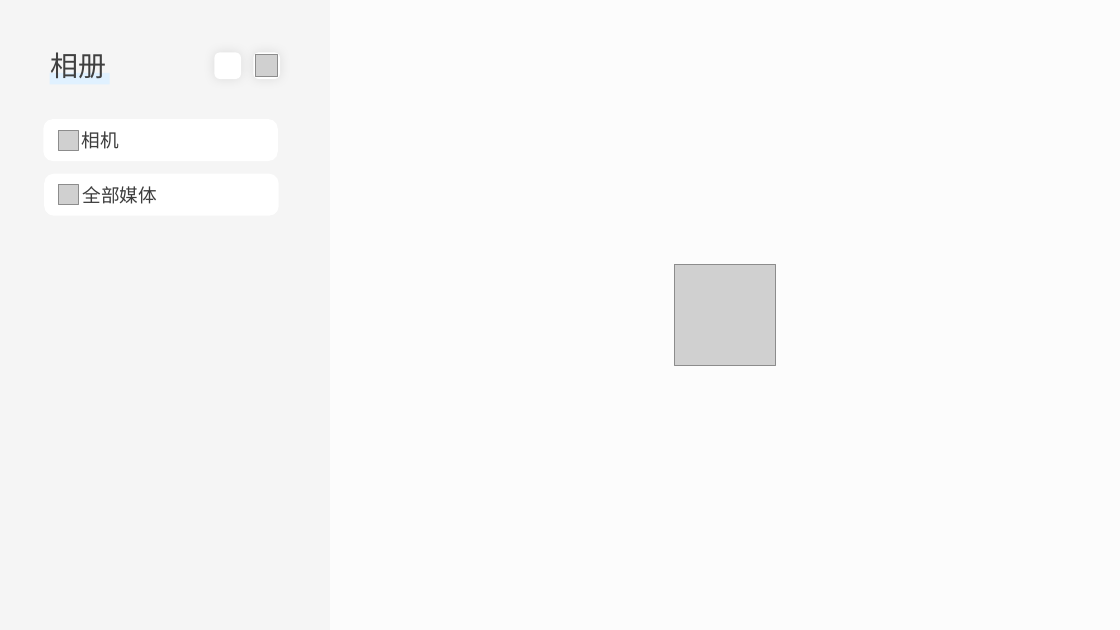
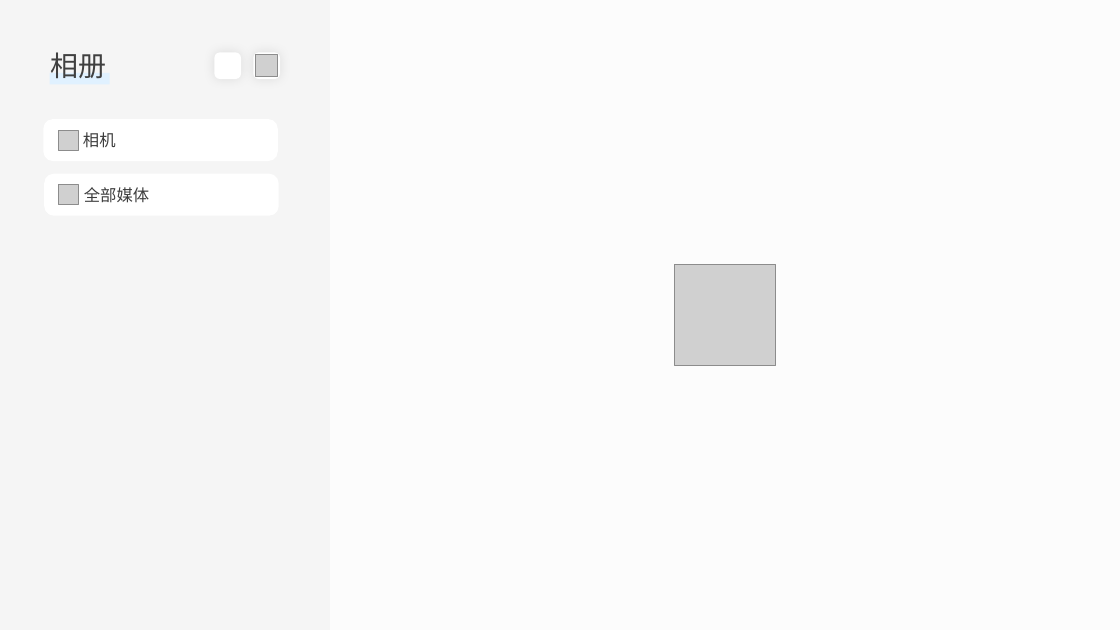
Before and after one commit to Yusurmount/Leaf-OS, a slide deck: slide 88 of 5.0.0.preview.2507a.pptx (slide 73 before the commit). Drawn at 1120x630 pixels with LibreOffice and Linux fonts; fonts in the diff are those of the drawing; grey boxes stand for pictures; background and template pictures are left out. Boxes give left, top, right and bottom in pixels: in the first picture for what was removed or moved away, otherwise in the second. Text is boxed around its words. In the diff, an @@ line names an element or a change of style, - is before the commit and + after.

```diff
--- a/5.0.0.preview.2507a.pptx
+++ b/5.0.0.preview.2507a.pptx
@@ rounded rectangle "相机" at bbox=[44, 119, 278, 161]: size 16 to 14 pt @@
@@ rounded rectangle "全部媒体" at bbox=[45, 174, 279, 216]: size 16 to 14 pt @@
```
Also in this commit, not shown: 17 other slides changed, 15 slides added.
